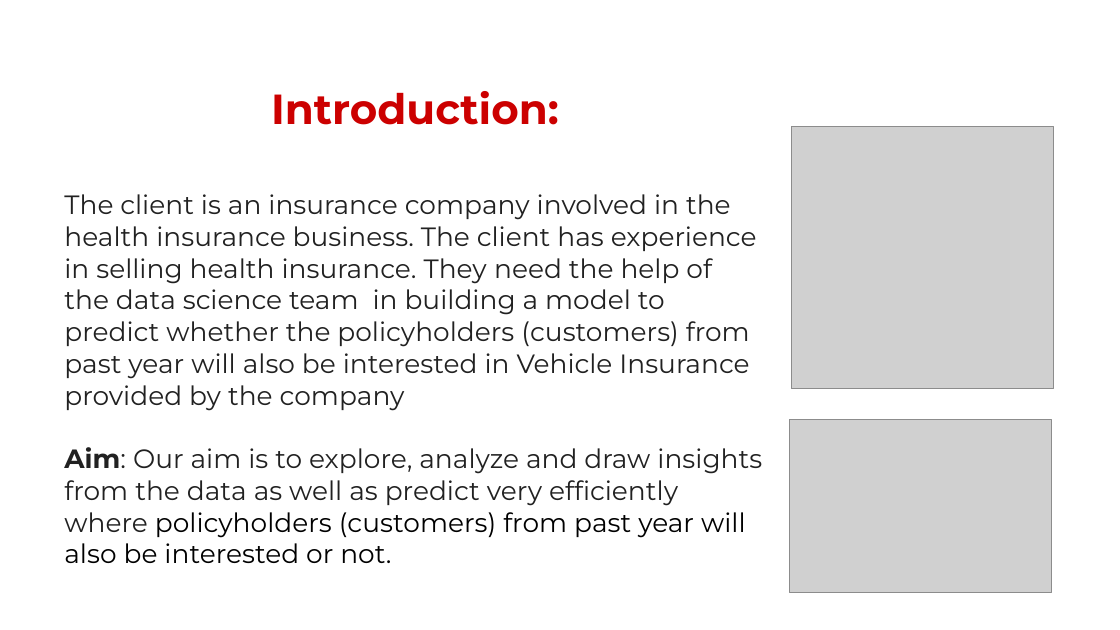
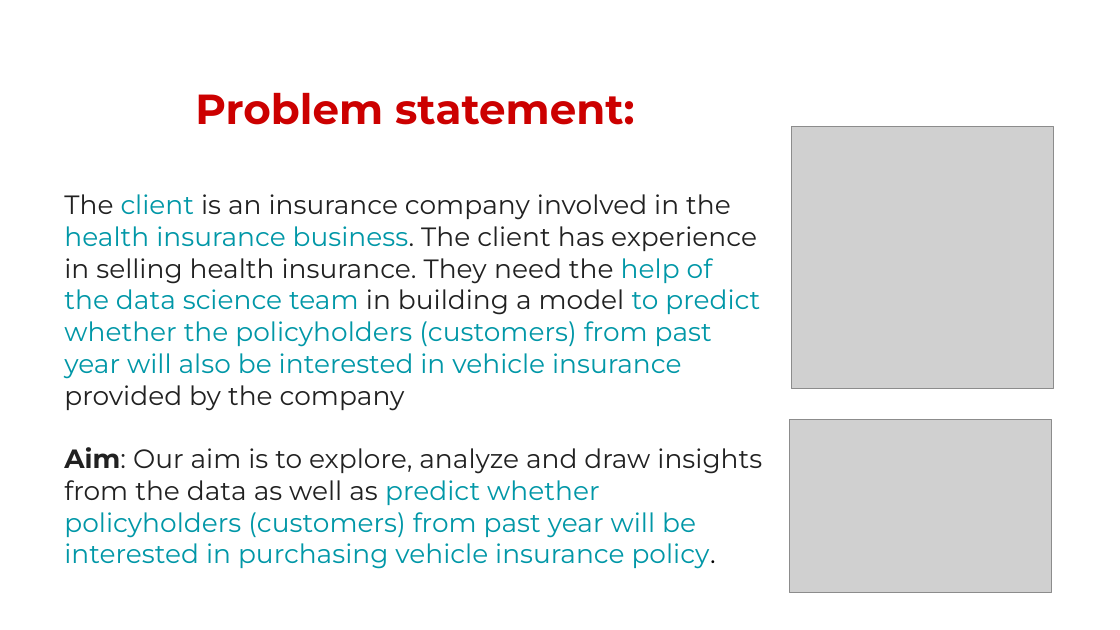
Before and after one commit to chandrakar-shubham/health-insurance-cross-sell-prediction, a slide deck: slide 2 of Project_presentation.pptx. Drawn at 1120x630 pixels with LibreOffice and Linux fonts; fonts in the diff are those of the drawing; grey boxes stand for pictures; background and template pictures are left out. Boxes give left, top, right and bottom in pixels: in the first picture for what was removed or moved away, otherwise in the second. Text is boxed around its words. In the diff, an @@ line names an element or a change of style, - is before the commit and + after.

```diff
--- a/Project_presentation.pptx
+++ b/Project_presentation.pptx
@@ title at bbox=[195, 92, 635, 125]: text changed @@
-Introduction:
+Problem statement:
@@ text at bbox=[64, 194, 762, 569]: text changed; text colour #212121 to #0097A7 @@
-The client is an insurance company involved in the health insurance business. The client has experience in selling health insurance. They need the help of the data science team in building a model to predict whether the policyholders (customers) from past year will also be interested in Vehicle Insurance provided by the company
-Aim: Our aim is to explore, analyze and draw insights from the data as well as predict very efficiently where policyholders (customers) from past year will also be interested or not.
+The client is an insurance company involved in the health insurance business. The client has experience in selling health insurance. They need the help of the data science team in building a model to predict whether the policyholders (customers) from past year will also be interested in vehicle insurance provided by the company
+Aim: Our aim is to explore, analyze and draw insights from the data as well as predict whether policyholders (customers) from past year will be interested in purchasing vehicle insurance policy.
```
Also in this commit, not shown: 10 other slides changed, 3 slides added.
